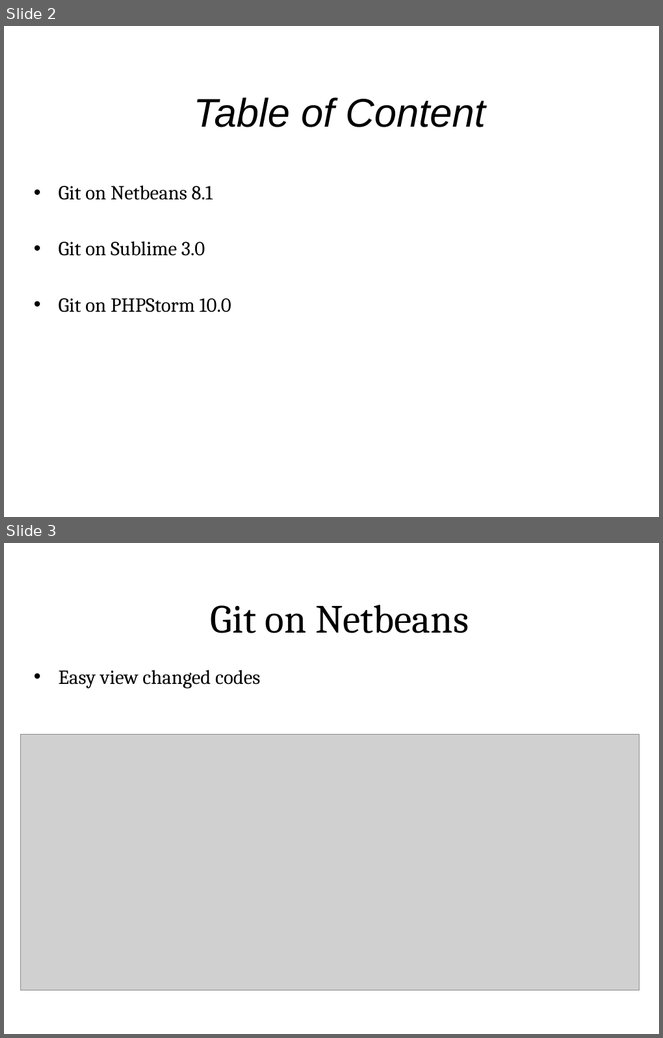
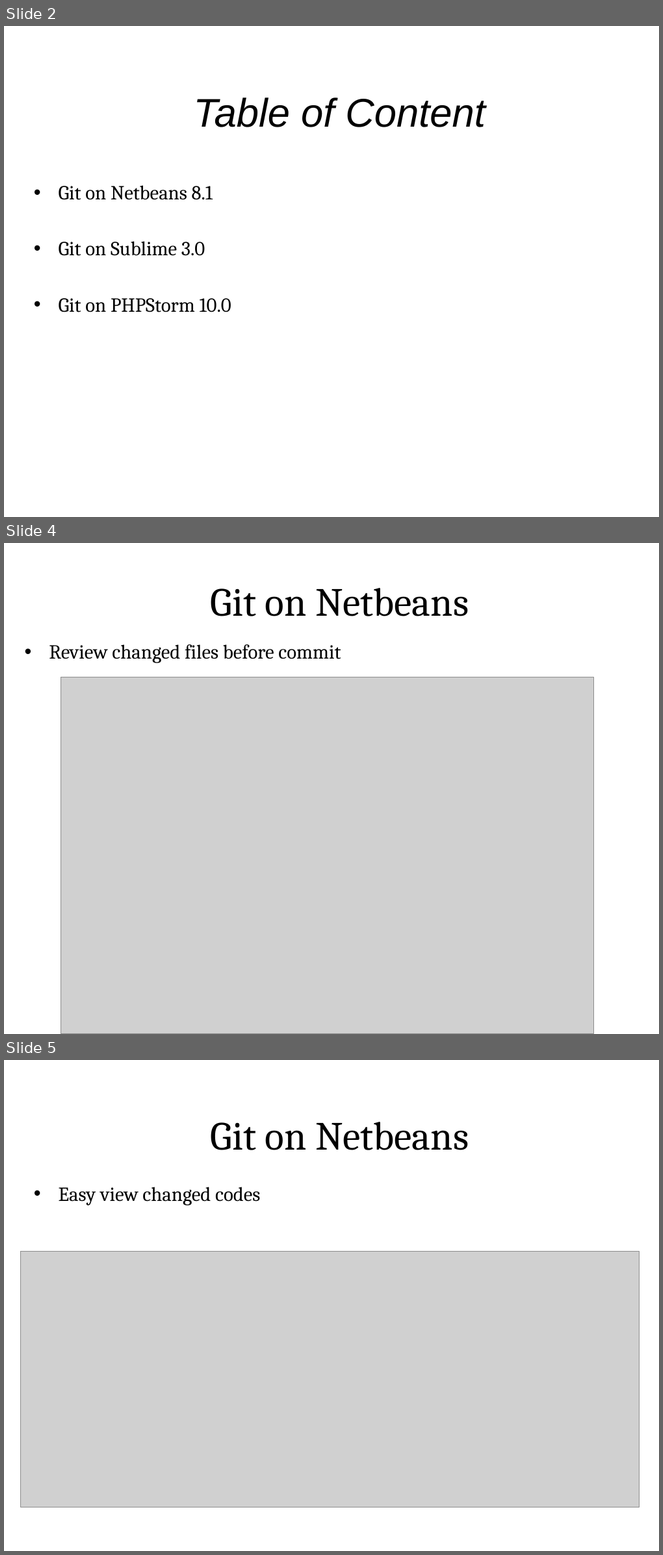
Before and after one commit to sonvq-qsoftvn/Git-IDE-tool, a slide deck: QS_Training_GIT_IDE_Tool_SonVQ.pptx. Shown one above the other, each under a label of ours: slides 2 and 3 before the commit, slides 2, 4 and 5 after it; the slides between them are not shown. The pictures are 663x1038 and 663x1555 pixels, drawn with LibreOffice and Linux fonts; fonts in the diff are those of the drawing; grey boxes stand for pictures; background and template pictures are left out. Boxes give left, top, right and bottom in pixels: in the first picture for what was removed or moved away, otherwise in the second. Text is boxed around its words. In the diff, an @@ line names an element or a change of style, - is before the commit and + after.

```diff
--- a/QS_Training_GIT_IDE_Tool_SonVQ.pptx
+++ b/QS_Training_GIT_IDE_Tool_SonVQ.pptx
@@ slide 4 added at <box>4,543,659,1034</box>, background picture (left out) @@
@@ title added at <box>211,588,469,616</box>, 44 pt, text #000000 @@
+Git on Netbeans
@@ text added at <box>49,644,341,663</box>, 22 pt, text #000000 @@
+• Review changed files before commit
@@ picture added at <box>61,677,594,1034</box> @@
@@ what was slide 3 is now slide 5 @@
```
Also in this commit, not shown: 1 other slide added.
